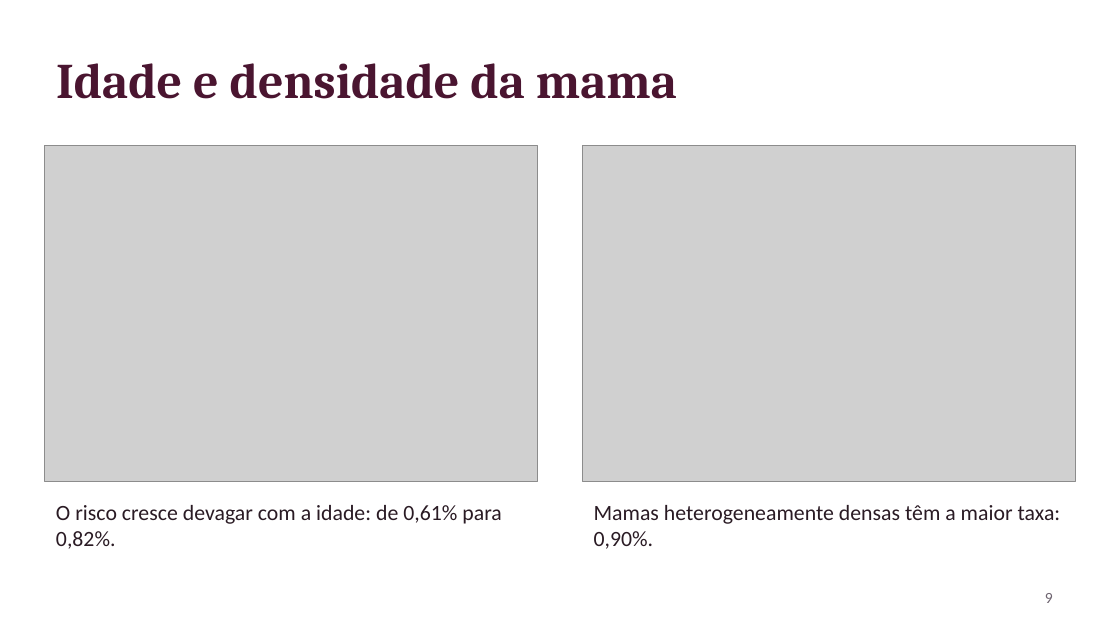
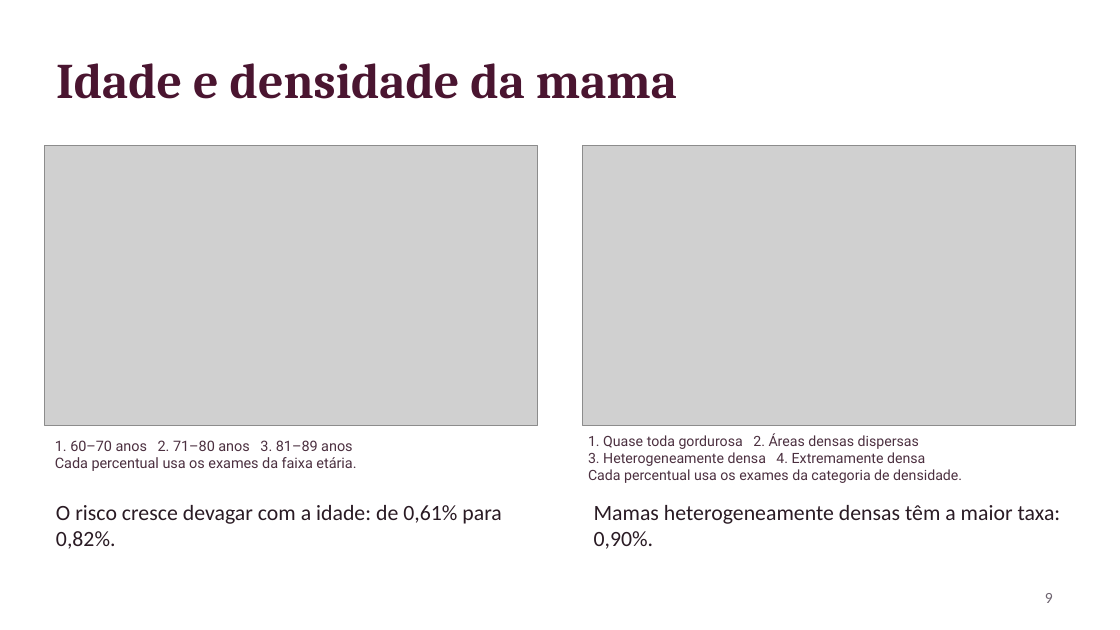
Before and after one commit to arthurMalveste/Breast-Cancer-Analysis-and-Classification, a slide deck: slide 9 of apresentacao/Apresentacao_Cancer_de_Mama.pptx. Drawn at 1120x630 pixels with LibreOffice and Linux fonts; fonts in the diff are those of the drawing; grey boxes stand for pictures. Boxes give left, top, right and bottom in pixels: in the first picture for what was removed or moved away, otherwise in the second. Text is boxed around its words. In the diff, an @@ line names an element or a change of style, - is before the commit and + after.

```diff
--- a/apresentacao/Apresentacao_Cancer_de_Mama.pptx
+++ b/apresentacao/Apresentacao_Cancer_de_Mama.pptx
@@ picture: place and size @@
-picture at <box>45,146,538,482</box>
+picture at <box>45,146,538,426</box>
@@ picture: place and size @@
-picture at <box>582,146,1075,482</box>
+picture at <box>582,146,1075,426</box>
@@ text added at <box>55,440,356,471</box>, 9.3 pt, text #4C3040 @@
+1. 60–70 anos 2. 71–80 anos 3. 81–89 anos
+Cada percentual usa os exames da faixa etária.
@@ text added at <box>588,433,962,483</box>, 9.1 pt, text #4C3040 @@
+1. Quase toda gordurosa 2. Áreas densas dispersas
+3. Heterogeneamente densa 4. Extremamente densa
+Cada percentual usa os exames da categoria de densidade.
```
Also in this commit, not shown: 2 other slides changed, 2 slides added, 2 slides removed, 8 other files.
